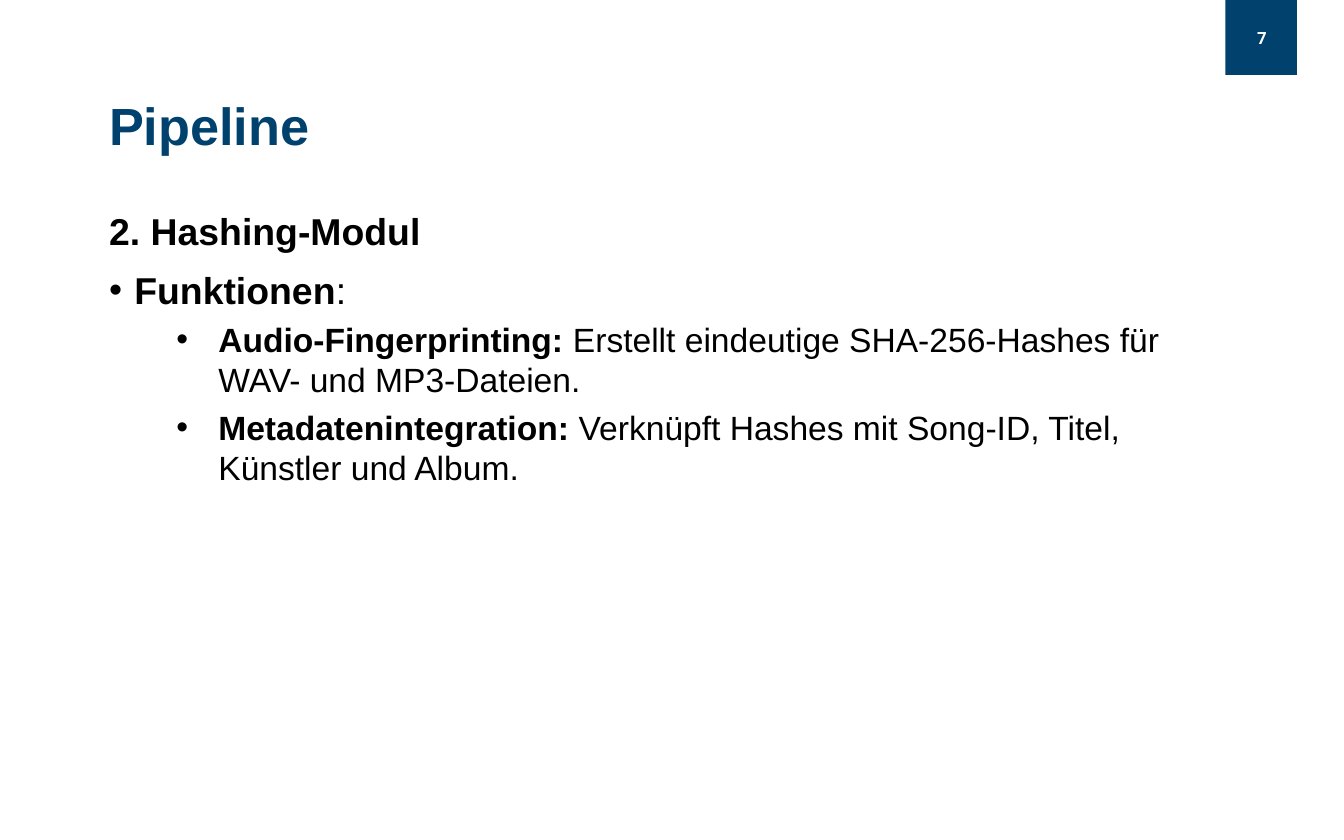
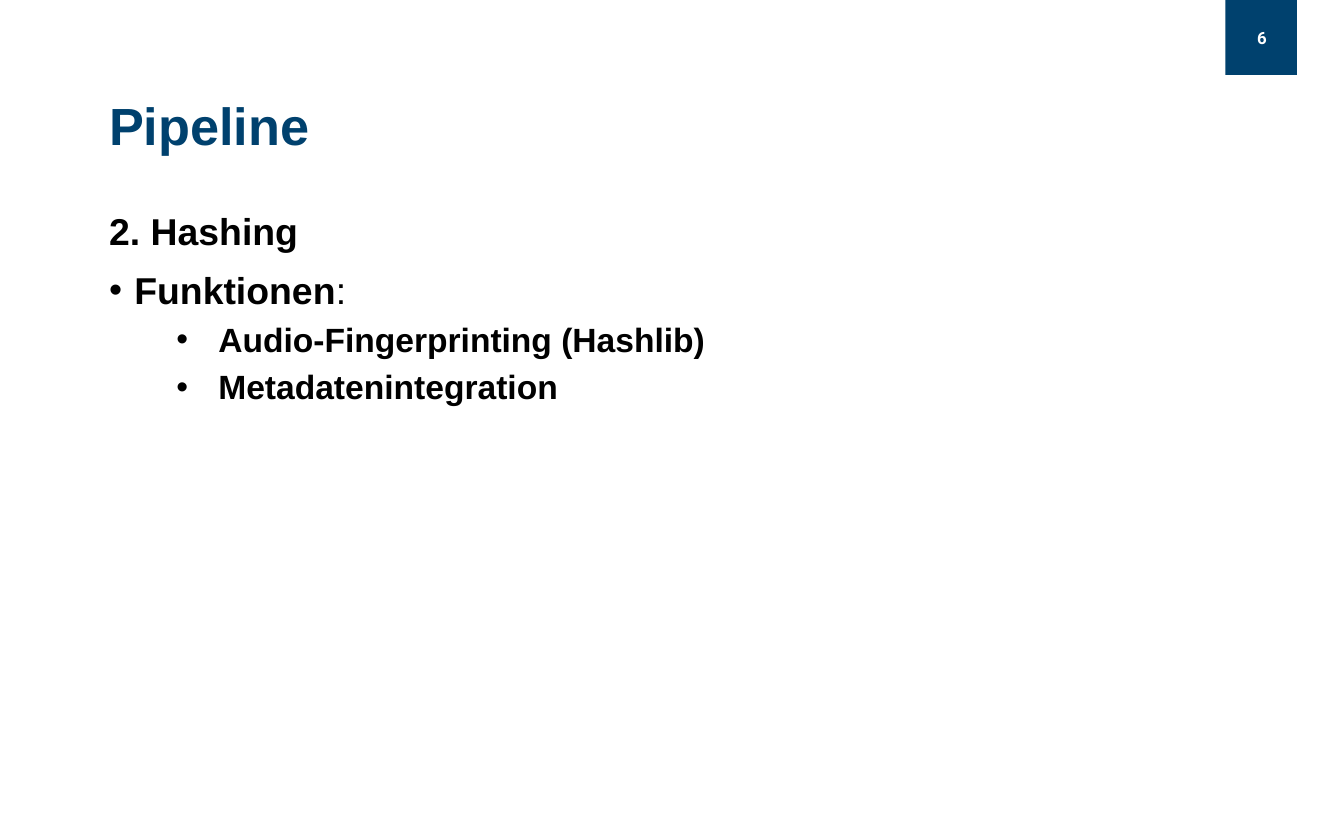
Before and after one commit to Obexor/TuneScout, a slide deck: slide 6 of TuneScout_Poell_Obwexer.pptx (slide 7 before the commit). Drawn at 1344x840 pixels with LibreOffice and Linux fonts; fonts in the diff are those of the drawing; background and template pictures are left out. Boxes give left, top, right and bottom in pixels: in the first picture for what was removed or moved away, otherwise in the second. Text is boxed around its words. In the diff, an @@ line names an element or a change of style, - is before the commit and + after.

```diff
--- a/TuneScout_Poell_Obwexer.pptx
+++ b/TuneScout_Poell_Obwexer.pptx
@@ page number at box(1257, 32, 1267, 44): text changed @@
-7
+6
@@ text at box(109, 218, 298, 253): text changed @@
-2. Hashing-Modul
+2. Hashing
@@ text at box(218, 327, 705, 405): text changed; bold on @@
-  • Audio-Fingerprinting: Erstellt eindeutige SHA-256-Hashes für WAV- und MP3-Dateien.
-  • Metadatenintegration: Verknüpft Hashes mit Song-ID, Titel, Künstler und Album.
+  • Audio-Fingerprinting (Hashlib)
+  • Metadatenintegration
```
Also in this commit, not shown: 5 other slides changed, 1 slide removed.
